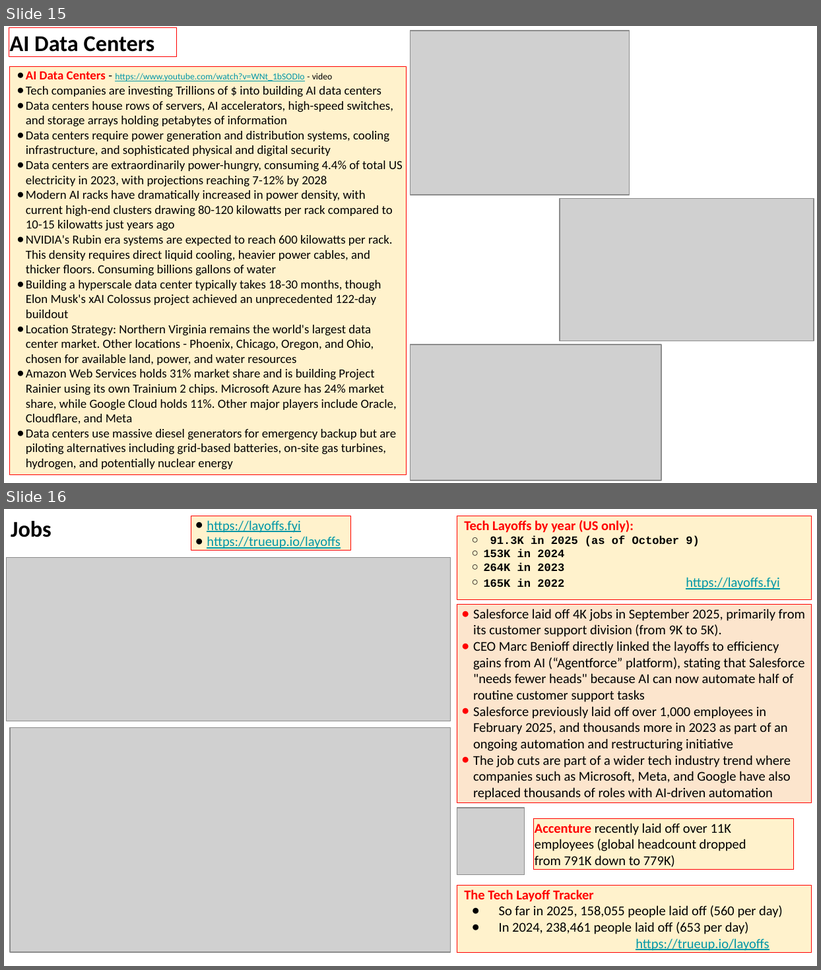
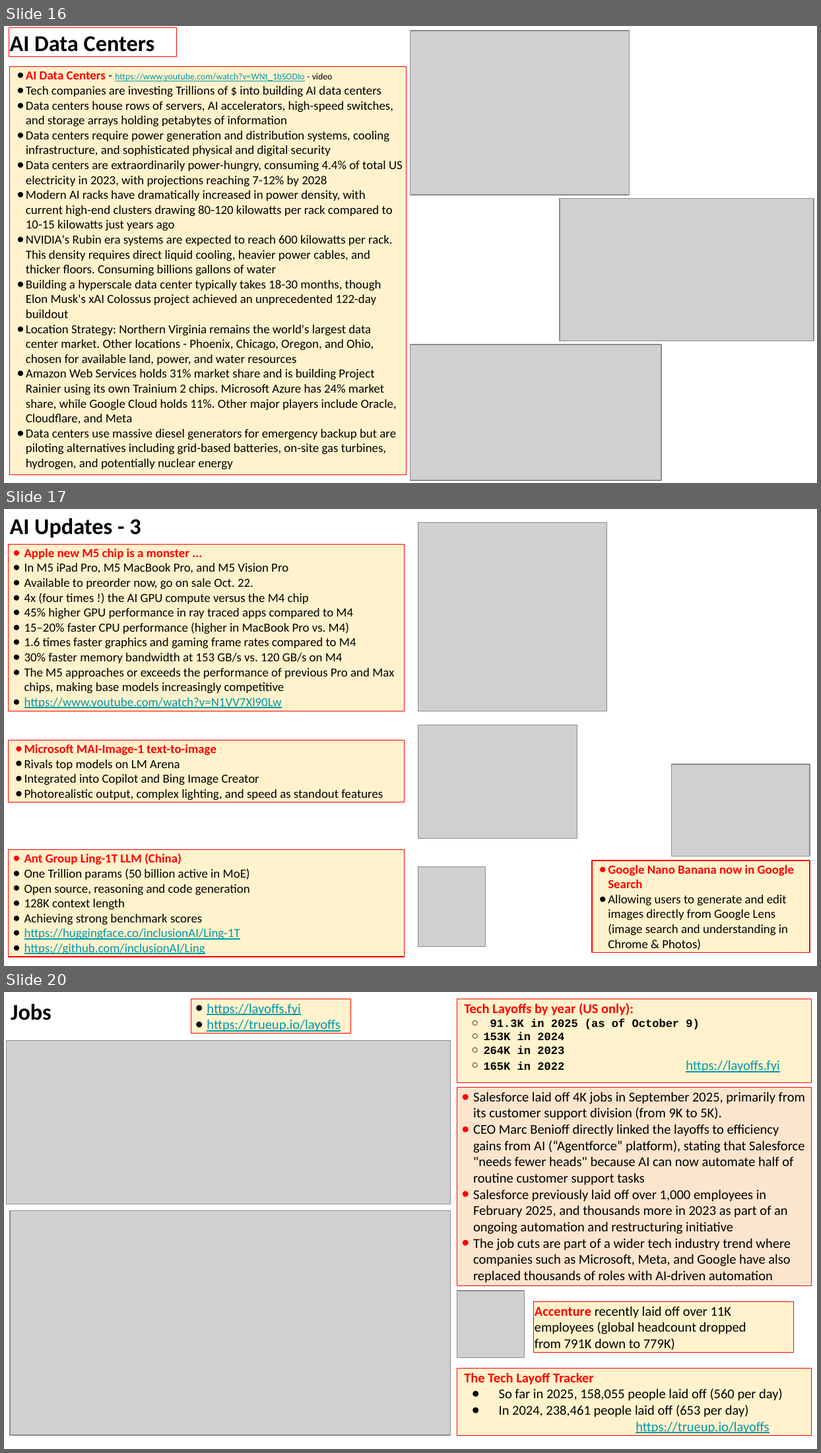
Before and after one commit to lselector/seminar, a slide deck: 2025/2025-10-17-AI-Updates.pptx. Shown one above the other, each under a label of ours: slides 15 and 16 before the commit, slides 16, 17 and 20 after it; the slides between them are not shown. The pictures are 821x970 and 821x1453 pixels, drawn with LibreOffice and Linux fonts; fonts in the diff are those of the drawing; grey boxes stand for pictures. Boxes give left, top, right and bottom in pixels: in the first picture for what was removed or moved away, otherwise in the second. Text is boxed around its words. In the diff, an @@ line names an element or a change of style, - is before the commit and + after.

```diff
--- a/2025/2025-10-17-AI-Updates.pptx
+++ b/2025/2025-10-17-AI-Updates.pptx
@@ slide 17 added at [4,509,817,966], background #FFFFFF @@
@@ text added at [10,518,141,538], 20 pt, text #000000, bold @@
+AI Updates - 3
@@ picture added at [418,523,607,712] @@
@@ rectangle added at [8,544,405,712], fill #FFF2CC, outline #FF0000 0.75 pt, 11 pt, text #000000 @@
+● Apple new M5 chip is a monster ...
+● In M5 iPad Pro, M5 MacBook Pro, and M5 Vision Pro
+● Available to preorder now, go on sale Oct. 22.
+● 4x (four times !) the AI GPU compute versus the M4 chip
+● 45% higher GPU performance in ray traced apps compared to M4
+● 15–20% faster CPU performance (higher in MacBook Pro vs. M4)
+● 1.6 times faster graphics and gaming frame rates compared to M4
+● 30% faster memory bandwidth at 153 GB/s vs. 120 GB/s on M4
+● The M5 approaches or exceeds the performance of previous Pro and Max chips, making base models increasingly competitive
+● https://www.youtube.com/watch?v=N1VV7Xl90Lw
@@ picture added at [418,725,578,839] @@
@@ rectangle added at [8,740,405,802], fill #FFF2CC, outline #FF0000 0.75 pt, 11 pt, text #000000 @@
+● Microsoft MAI-Image-1 text-to-image
+● Rivals top models on LM Arena
+● Integrated into Copilot and Bing Image Creator
+● Photorealistic output, complex lighting, and speed as standout features
@@ picture added at [671,764,810,856] @@
@@ rectangle added at [8,850,405,957], fill #FFF2CC, outline #FF0000 0.75 pt, 11 pt, text #000000 @@
+● Ant Group Ling-1T LLM (China)
+● One Trillion params (50 billion active in MoE)
+● Open source, reasoning and code generation
+● 128K context length
+● Achieving strong benchmark scores
+● https://huggingface.co/inclusionAI/Ling-1T
+● https://github.com/inclusionAI/Ling
@@ rectangle added at [592,861,810,953], fill #FFF2CC, outline #FF0000 0.75 pt, 11 pt, text #000000 @@
+● Google Nano Banana now in Google Search
+● Allowing users to generate and edit images directly from Google Lens (image search and understanding in Chrome & Photos)
@@ picture added at [418,867,485,947] @@
@@ what was slide 15 is now slide 16 @@
@@ what was slide 16 is now slide 20 @@
```
Also in this commit, not shown: 1 slide changed, 3 other slides added.
